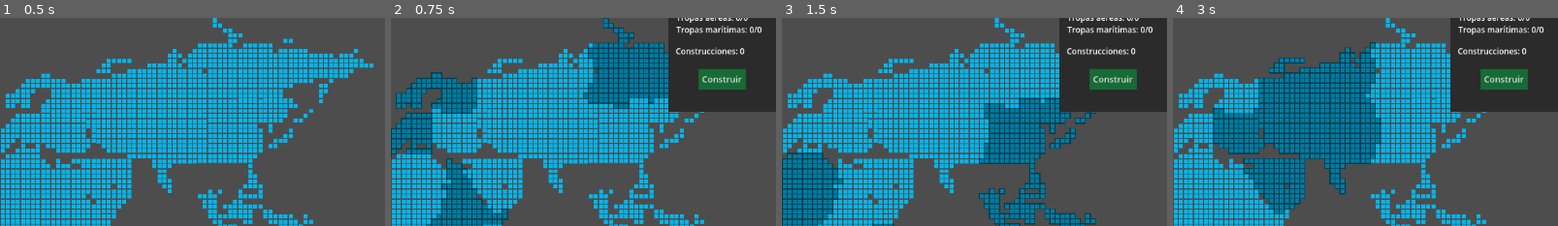
Above: before the commit, frames 1-4 (left to right).
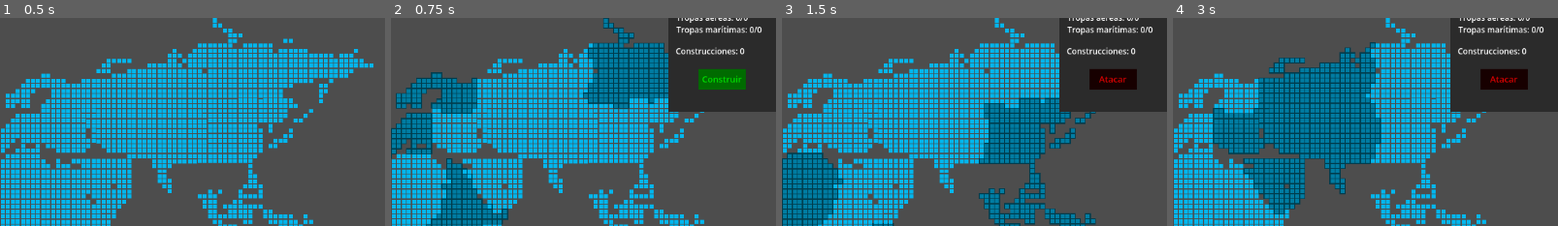
Above: after the commit, the same moments.

Repository: bula393/juegoMundialRTS
Game: Godot game, scene res://scenes/level.tscn
The game is run twice, just before and just after one commit, with the same random seed, the same clock (stepped at 60 frames per second) and the same inputs.
Inputs (mouse positions are % of the whole screen's width and height, from its top left):
- Up to frame 1 (0.5 s): no input
- Up to frame 2 (0.75 s): click (30, 84) at 0.5 s
- Up to frame 3 (1.5 s): click (30, 67) at 1.25 s
- Up to frame 4 (3 s): click (25, 77) at 2 s; click (20, 39) at 2.75 s
The pictures show only the part of the screen within x 50-100%, y 15-65%; the shares and areas given below are measured in that part.

Frame 1 is identical in both runs. In frame 2, 1.2% of the frame differs, in the area x 79-93%, y 24-35%; in frame 3, 1.2%; in frame 4, 1.2%.

Commit message:
arreglado seleccion de territorios en fuencion del pais que este jugando

Diff:
--- a/rts-mundial/scripts/mapa.gd
+++ b/rts-mundial/scripts/mapa.gd
@@ -61,10 +61,12 @@
 func iniciarTurno() -> void:
 	get_parent().get_node("Label").text = paisTurnoActual.nombrePais
 	get_parent().get_node("menuRecursos").cambio_turno(paisTurnoActual.madera, paisTurnoActual.metal, paisTurnoActual.petroleo)
+	paisTurnoActual.cambiarTurno()
 	paisTurnoActual.iniciarTurno()
 
 
 func finalizarTurno() -> void:
+	paisTurnoActual.cambiarTurno()
 	paisTurnoActual = paisesJugable[(paisesJugable.find(paisTurnoActual)+1)%paisesJugable.size()]
 	iniciarTurno()
 
--- a/rts-mundial/scripts/menu_pais.gd
+++ b/rts-mundial/scripts/menu_pais.gd
@@ -8,7 +8,7 @@
 @onready var construcciones = $ColorRect/construcciones
 @onready var territorios = $ColorRect/territorios
 @export var menu_construcciones: Control
-var paisJugable
+var paisJugable : PaisJugable
 func mostrar_info(pais: PaisJugable) -> void:
 	var listaCap = pais.almacenamientoTotalDisponible()
 	jugador.text = "País: " + str(pais.nombrePais)
@@ -17,6 +17,14 @@
 	aire.text = "Tropas aéreas: " + str(pais.tropasAereas)+ "/" + str(listaCap[1])
 	mar.text = "Tropas marítimas: " + str(pais.tropasMaritimas)+ "/" + str(listaCap[2])
 	construcciones.text = "Construcciones: " + str(pais.construccionesHechas.size())
+
+	if pais.soyPaisActual:
+		$ColorRect/Construir.text = "Construir"
+		$ColorRect/Construir.modulate = Color.GREEN
+	else :
+		$ColorRect/Construir.text = "Atacar"
+		$ColorRect/Construir.modulate = Color.RED
+
 
 	paisJugable = pais
 
@@ -30,7 +38,8 @@
 
 
 func _on_construir_pressed() -> void:
-	if menu_construcciones.visible: #.visible es como un show() pero como es booleano sirve para los if -Liras :D
-		menu_construcciones.ocultar()
-	else:
-		menu_construcciones.construir(paisJugable)
+	if paisJugable.soyPaisActual:
+		if menu_construcciones.visible: #.visible es como un show() pero como es booleano sirve para los if -Liras :D
+			menu_construcciones.ocultar()
+		else:
+			menu_construcciones.construir(paisJugable)
--- a/rts-mundial/scripts/paisJugable.gd
+++ b/rts-mundial/scripts/paisJugable.gd
@@ -15,6 +15,9 @@
 var generacionMadera = 100
 var generacionHierro = 100
 var generacionPetrolio = 100
+var soyPaisActual = false
+
+
 var aeródromoMilitar = preload("res://Resources/construcciones/aeródromoMilitar.tres")
 var baseNaval = preload("res://Resources/construcciones/baseNaval.tres")
 var cuartel = preload("res://Resources/construcciones/cuartel.tres")
@@ -26,6 +29,9 @@
 func agregaTerritorio(botonTerritorio: TextureButton) -> void:
 	territoriosPropios.append(botonTerritorio)
 	botonTerritorio.pressed.connect(territorioPresionado.bind(botonTerritorio))
+
+func cambiarTurno() -> void:
+	soyPaisActual = !soyPaisActual
 
 func iniciarTurno() -> void:
 	revisarConstruccionesEnProceso()
